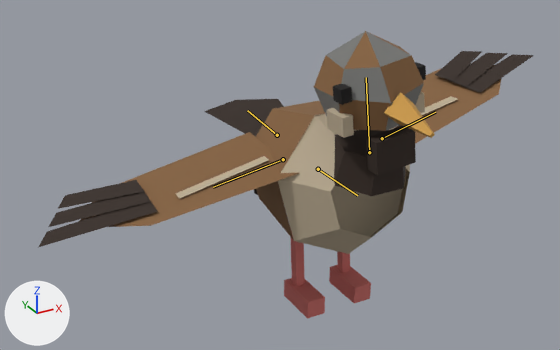
An edit to the glTF model game/assets/modelle/vogel_spatz.glb, drawn before and after from the same camera.
Rendered twice from a camera (50 mm lens) standing at (-0.318, -0.511, 0.373) and looking at (-0.028, 0.015, 0.11). The lights are fixed; the arrows at lower left show +X, +Y and +Z. The first picture is the older version. Both versions are drawn at frame 10 of the action 'Gleiten'; the numbers are the values there. The bones that bend it are drawn over the model as lines.

Objects in the first picture: 'Vogel'.
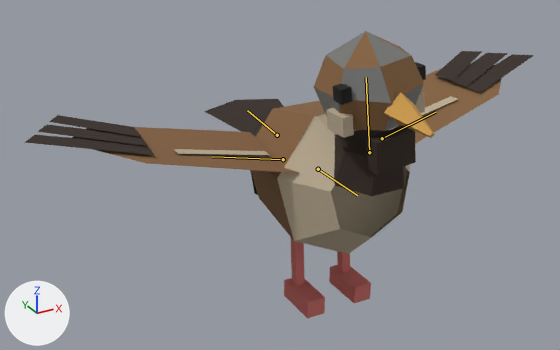
What differs and where, as boxes [x1, y1, x2, y2] in the pictures (560 x 350 px):
'Vogel', posed: before [39, 31, 534, 319]; after [24, 31, 534, 319]
bone 'Fluegel_R', root to tip: before (283, 159) to (213, 187); after (283, 159) to (212, 156)

What the commit changed:
Bone 'Fluegel_R' (bone_fluegel_r) turns from (-12, 0, -4) to (12, 0, -4) degrees about its own x, y and z.
